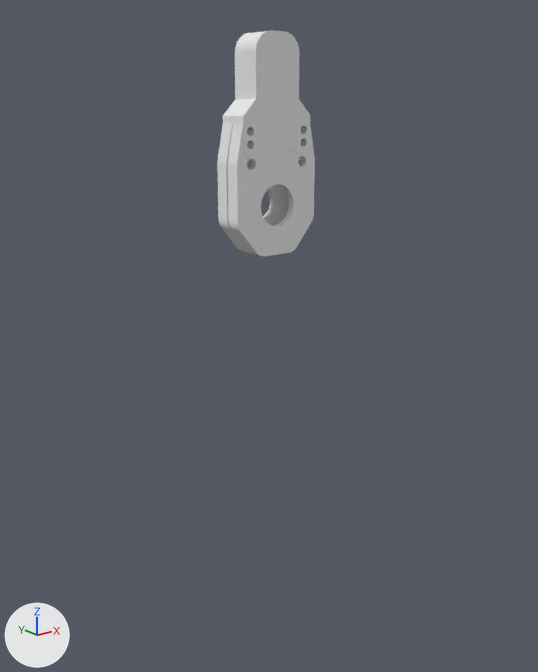
The glTF model RigFinger.glb: old version first, new version second.
Rendered twice from a camera (50 mm lens) standing at (-7.51, -13.57, 8.82) and looking at (-1.13, -5.59, 5.63). The lights are fixed; the arrows at lower left show +X, +Y and +Z. The older version comes first. Where no turn or scale is listed for an object, it has been applied to the vertices.

The older version as bpy lines, for what is in view:
```python
me_plane_010 = bpy.data.meshes.new('Plane.010')
me_plane_010.from_pydata(...)  # 849 vertices, 1726 faces; spans x -1.89..-0.59, y -5.91..-5.47, z 6.87..9.66
me_plane_010.materials.append(mat_opaque_246_246_243)  # white #e7e7e7
ob_plane_003 = bpy.data.objects.new('Plane.003', me_plane_010)
ob_plane_003.location = (0.0, 0.0, 0.0)
```
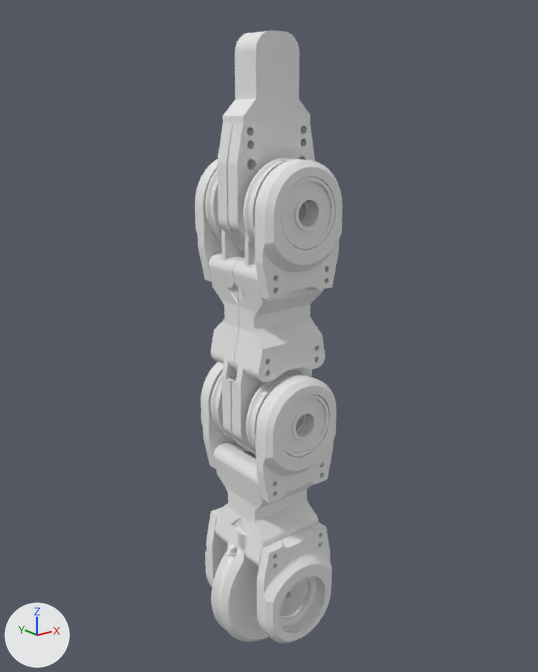
What the commit changed:
Material 'Opaque(110,128,134)' (mat_opaque_110_128_134) is new.
Its base color is (0.8, 0.8, 0.8) (white #e7e7e7).
Its roughness is 1.0.
Mesh me_plane_007 is new.
It has 7495 vertices, 15038 faces and spans x -1.89..-0.59, y -6.53..-4.84, z 3.93..8.14.
Faces by material slot: [2096, 12942].
It uses material mat_opaque_246_246_243 (white #e7e7e7).
It uses material mat_opaque_110_128_134 (white #e7e7e7).
Mesh me_plane_003 is new.
It has 5128 vertices, 10431 faces and spans x -2.24..-0.24, y -6.53..-4.84, z 0.69..5.24.
It uses material mat_opaque_110_128_134 (white #e7e7e7).
Object 'Plane.002' (ob_plane_002) is new; it shows me_plane_007.
Its location is (0.0, 0.0, 0.0).
Object 'Plane.001' (ob_plane_001) is new; it shows me_plane_003.
Its location is (0.0, 0.0, 0.0).

Changed parts and their boxes [x1, y1, x2, y2] in the pictures (538 x 672 px):
'Plane.002', added: after [195, 158, 342, 457]
    faces in mat_opaque_110_128_134 (white #e7e7e7): [195, 158, 342, 455]
    faces in mat_opaque_246_246_243 (white #e7e7e7): [280, 177, 335, 457]
'Plane.001', added: after [201, 362, 336, 643]
